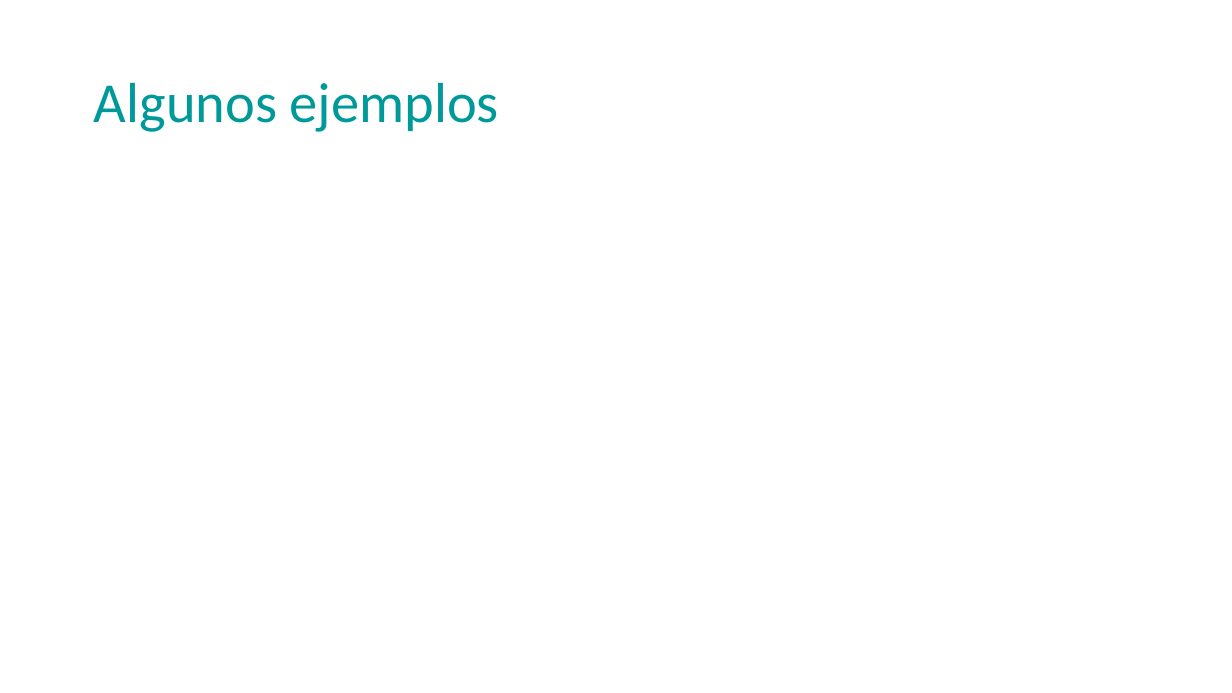
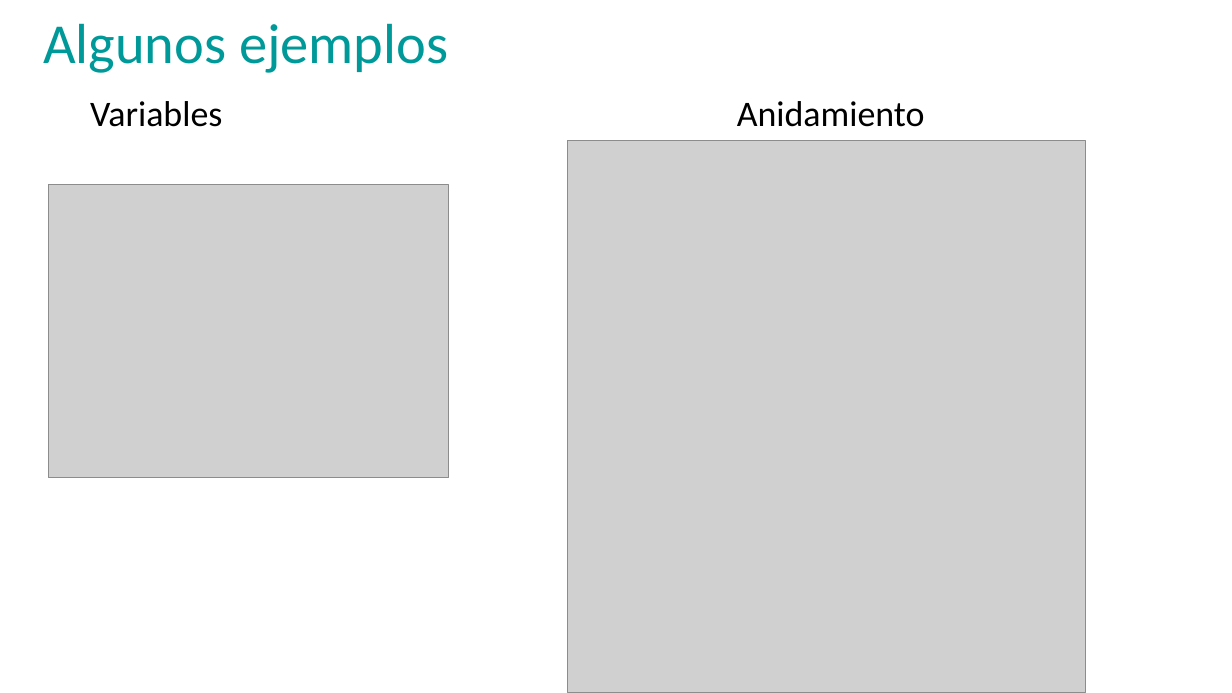
Before and after one commit to fabio161191/Proyecto1, a slide deck: slide 3 of Sass.pptx (slide 4 before the commit). Drawn at 1232x693 pixels with LibreOffice and Linux fonts; fonts in the diff are those of the drawing; grey boxes stand for pictures. Boxes give left, top, right and bottom in pixels: in the first picture for what was removed or moved away, otherwise in the second. Text is boxed around its words. In the diff, an @@ line names an element or a change of style, - is before the commit and + after.

```diff
--- a/Sass.pptx
+++ b/Sass.pptx
@@ title "Algunos ejemplos": place and size @@
-title "Algunos ejemplos" at [94, 82, 499, 132]
+title "Algunos ejemplos" at [43, 23, 448, 73]
@@ text added at [90, 101, 925, 127], 28 pt, text #000000 @@
+Variables Anidamiento
@@ picture added at [567, 140, 1086, 693] @@
@@ picture added at [48, 185, 449, 478] @@
```
Also in this commit, not shown: 1 other slide changed, 2 slides added, 1 other file.
